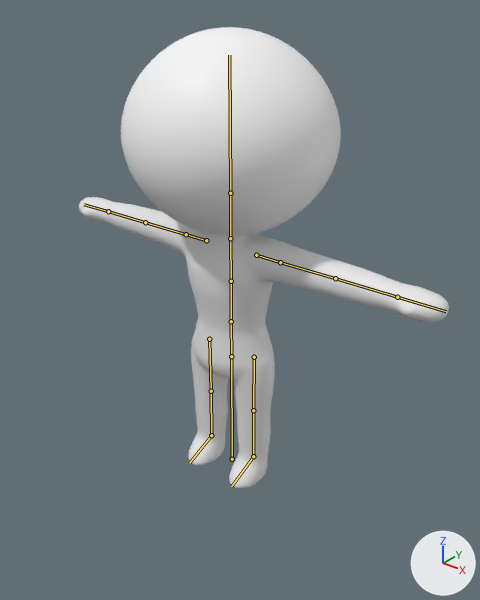
One commit to the Blender file Assets/GeneratedModels/Chibi_Base_Source.blend: the scene before it, then after it.
One viewpoint serves both versions: a camera (50 mm lens) standing at (2.21, -2.69, 2.87) and looking at (0.06, 0.0, 1.2). Every picture has the same lights, and +X, +Y and +Z are marked at lower right. The first picture is the older version. The bones that bend it are drawn over the model as lines.

In view in the first picture: 'Chibi_Base_Head', 'Chibi_Base_Mesh'.
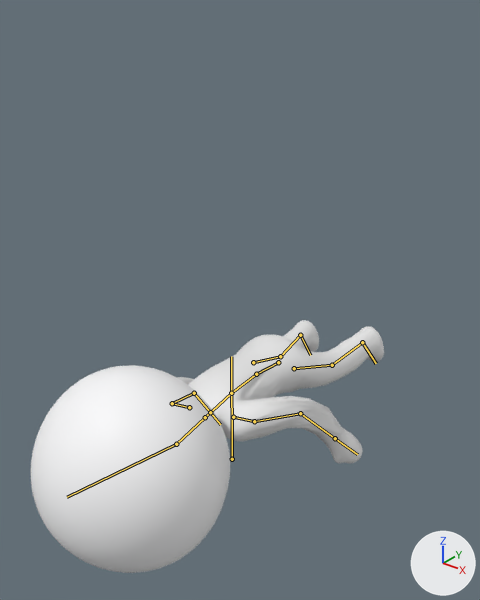
The newer file adds an action. The first version stands in its rest pose; the second is drawn at frame 31 of the action 'Death'.

The edits, one by one:
Bone 'Hips' (bone_hips) moves from (0.0, 0.0, 0.0) to (0.0, -0.28, -0.5).
Bone 'Hips' (bone_hips) turns from (0, 0, 0) to (84, 0, 14) degrees about its own x, y and z.
Bone 'Spine' (bone_spine) turns from (0, 0, 0) to (8, 0, 0) degrees about its own x, y and z.
Bone 'Chest' (bone_chest) turns from (0, 0, 0) to (6, 0, 0) degrees about its own x, y and z.
Bone 'Head' (bone_head) turns from (0, 0, 0) to (-15, 30, 0) degrees about its own x, y and z.
Bone 'LeftUpperArm' (bone_leftupperarm) turns from (0, 0, 0) to (-75, -25, 0) degrees about its own x, y and z.
Bone 'LeftLowerArm' (bone_leftlowerarm) turns from (0, 0, 0) to (0, 0, -35) degrees about its own x, y and z.
Bone 'RightUpperArm' (bone_rightupperarm) turns from (0, 0, 0) to (-70, 25, 0) degrees about its own x, y and z.
Bone 'RightLowerArm' (bone_rightlowerarm) turns from (0, 0, 0) to (0, 0, 35) degrees about its own x, y and z.
Bone 'LeftUpperLeg' (bone_leftupperleg) turns from (0, 0, 0) to (-14, 0, -8) degrees about its own x, y and z.
Bone 'LeftLowerLeg' (bone_leftlowerleg) turns from (0, 0, 0) to (25, 0, 0) degrees about its own x, y and z.
Bone 'RightUpperLeg' (bone_rightupperleg) turns from (0, 0, 0) to (-12, 0, 8) degrees about its own x, y and z.
Bone 'RightLowerLeg' (bone_rightlowerleg) turns from (0, 0, 0) to (22, 0, 0) degrees about its own x, y and z.

What differs and where, as boxes (x1, y1, x2, y2) in the pictures (480 x 600 px):
'Chibi_Base_Head', posed (10% narrower)
    before: (121, 27, 341, 236)
    after: (31, 365, 230, 573)
'Chibi_Base_Mesh', posed
    before: (79, 197, 449, 488)
    after: (176, 320, 384, 464)
bone 'Hips', root to tip
    before: (231, 356) to (231, 321)
    after: (278, 362) to (256, 374)
bone 'Spine', root to tip
    before: (231, 321) to (231, 281)
    after: (256, 374) to (231, 393)
bone 'Chest', root to tip
    before: (231, 281) to (230, 238)
    after: (231, 393) to (205, 417)
bone 'Head', root to tip
    before: (230, 193) to (229, 55)
    after: (176, 444) to (67, 497)
bone 'LeftUpperArm', root to tip
    before: (280, 262) to (335, 278)
    after: (254, 421) to (300, 413)
bone 'LeftLowerArm', root to tip
    before: (335, 278) to (397, 297)
    after: (300, 413) to (335, 438)
bone 'RightUpperArm', root to tip
    before: (186, 234) to (145, 222)
    after: (172, 403) to (194, 393)
bone 'RightLowerArm', root to tip
    before: (145, 222) to (108, 211)
    after: (194, 393) to (210, 412)
bone 'LeftUpperLeg', root to tip
    before: (254, 357) to (253, 410)
    after: (294, 368) to (332, 365)
bone 'LeftLowerLeg', root to tip
    before: (253, 410) to (253, 456)
    after: (332, 365) to (362, 342)
bone 'RightUpperLeg', root to tip
    before: (209, 339) to (211, 391)
    after: (253, 362) to (280, 356)
bone 'RightLowerLeg', root to tip
    before: (211, 391) to (211, 435)
    after: (280, 356) to (300, 335)
